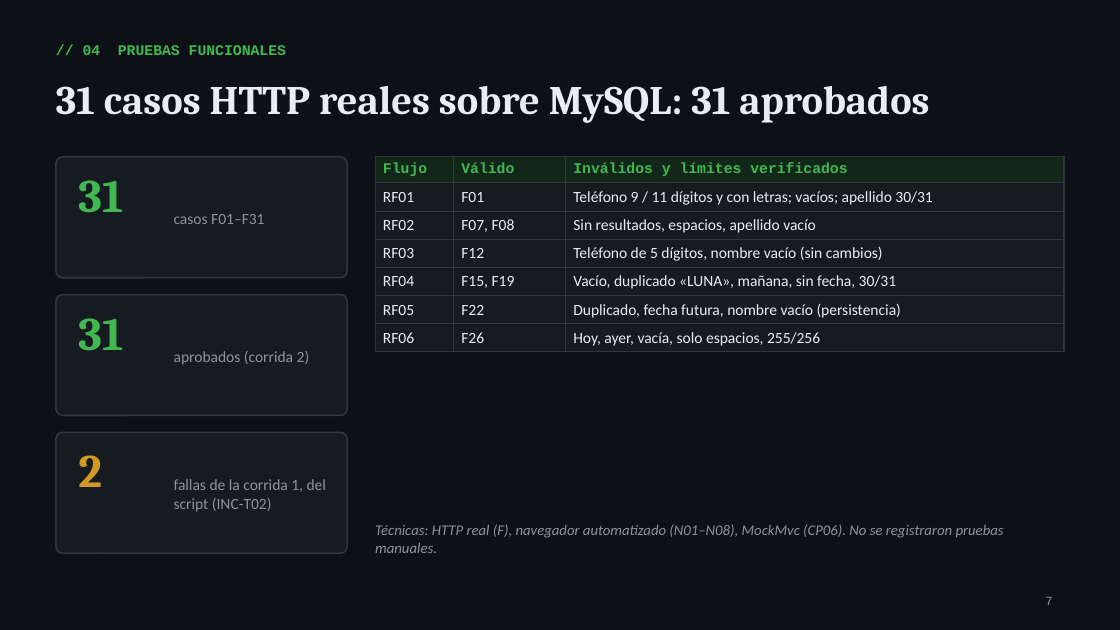
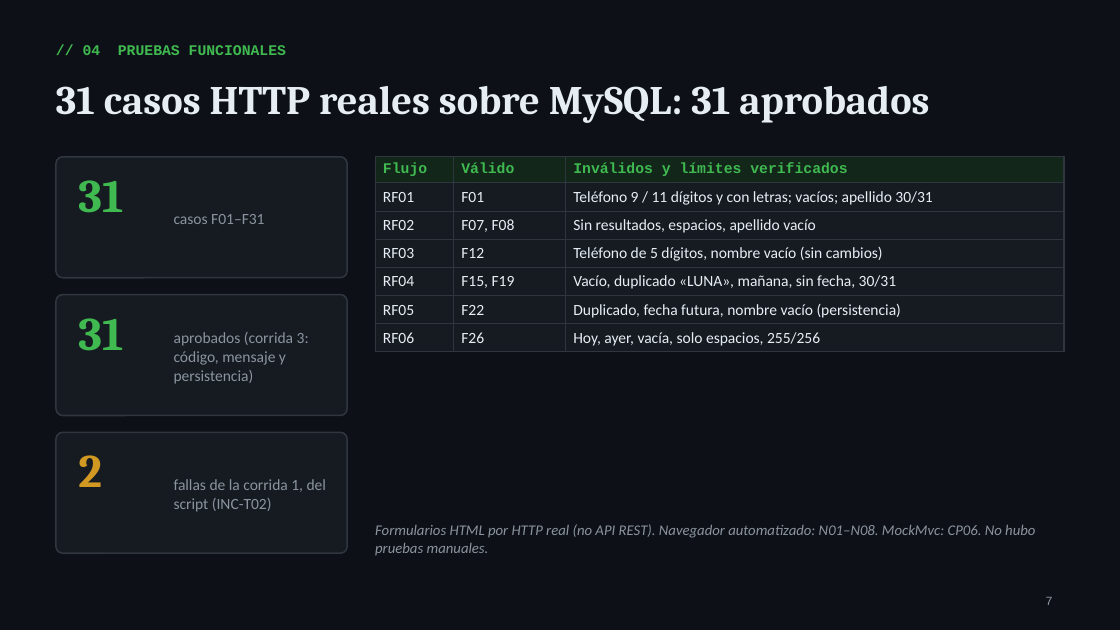
Before and after one commit to Mooneer17/spring-petclinic-apf2, a slide deck: slide 7 of presentacion/10Grupo_Segundo_Avance.pptx. Drawn at 1120x630 pixels with LibreOffice and Linux fonts; fonts in the diff are those of the drawing. Boxes give left, top, right and bottom in pixels: in the first picture for what was removed or moved away, otherwise in the second. Text is boxed around its words. In the diff, an @@ line names an element or a change of style, - is before the commit and + after.

Commit message:
Revisión APF2: S08, métricas, documentación de casos, E01, carga y seguridad
- S08 reclasificado de aprobado a fallido (documental, sin nueva ejecución);
  totales 51 / 44 aprobados / 6 fallidos / 1 observación, 88,0 %.
- Corrida 3 de F01-F31 con script v2 (verifica mensajes y persistencia).
- Casos con objetivo, precondiciones, técnica de diseño y pasos.
- E01 como prueba adicional de concurrencia; carga básica local; seguridad
  básica por categorías con impacto, severidad y recomendación.
- Informe, presentación, matriz, guía, pendientes y CAMBIOS_REVISION.txt.

```diff
--- a/presentacion/10Grupo_Segundo_Avance.pptx
+++ b/presentacion/10Grupo_Segundo_Avance.pptx
@@ text at <box>174,332,309,384</box>: text changed @@
-aprobados (corrida 2)
+aprobados (corrida 3: código, mensaje y persistencia)
@@ text at <box>375,524,1035,555</box>: text changed @@
-Técnicas: HTTP real (F), navegador automatizado (N01–N08), MockMvc (CP06). No se registraron pruebas manuales.
+Formularios HTML por HTTP real (no API REST). Navegador automatizado: N01–N08. MockMvc: CP06. No hubo pruebas manuales.
```
Also in this commit, not shown: 10 other slides changed, 2 slides added, 52 other files.
